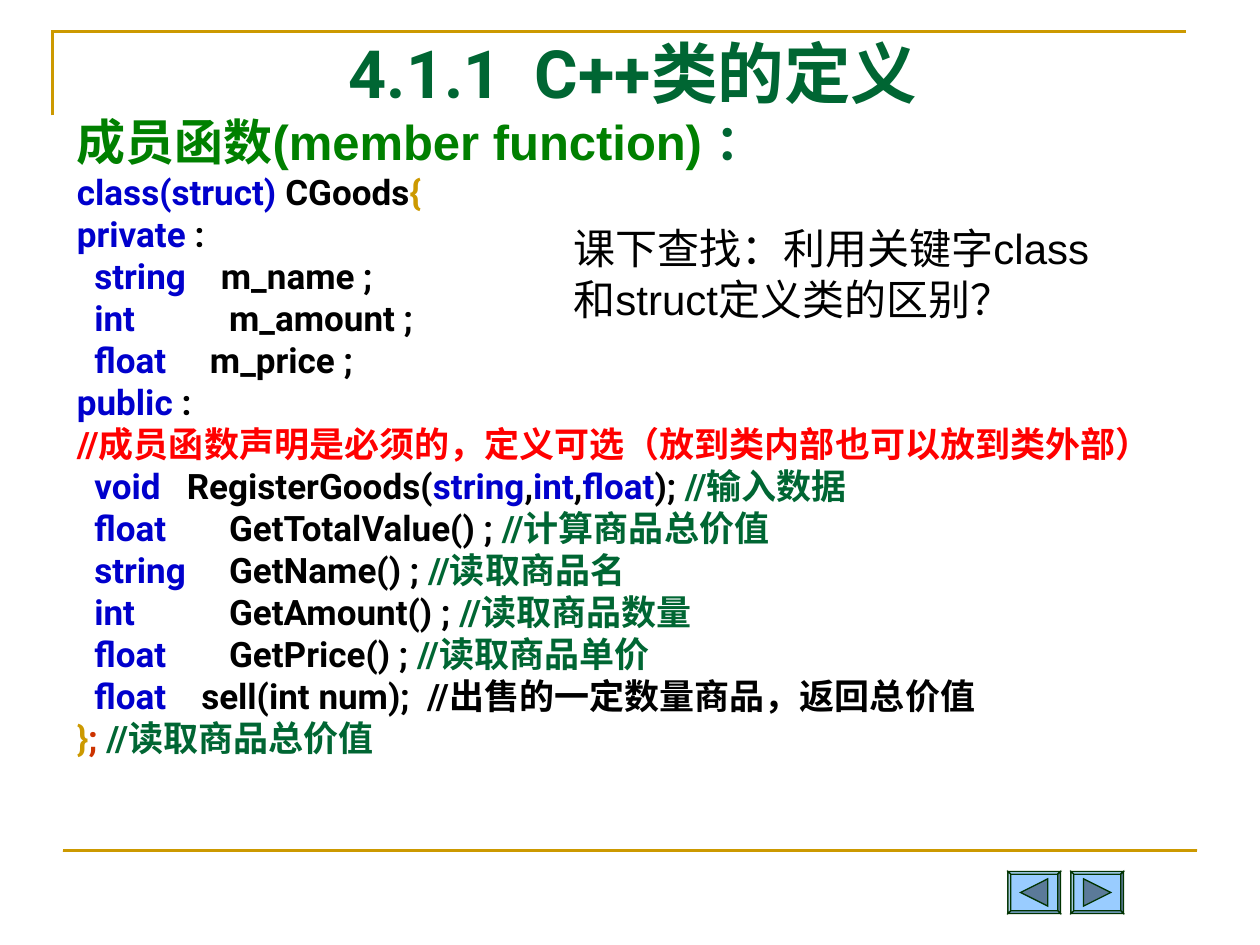
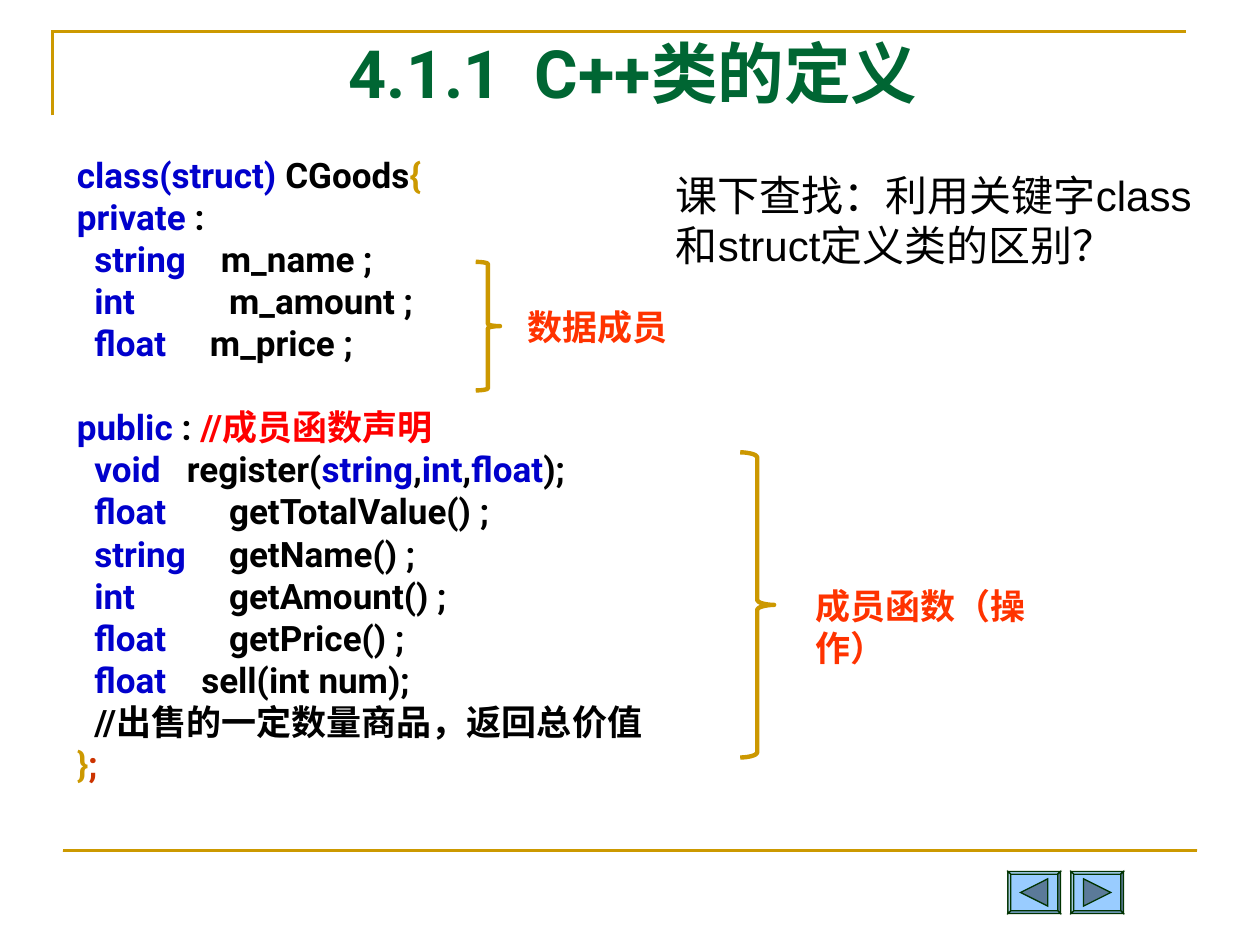
Before and after one commit to Changhe160/Changhe160.github.io, a slide deck: slide 9 of teachingRes/Cplusplus/unit04类与对象.ppt (slide 11 before the commit). Drawn at 1260x945 pixels with LibreOffice and Linux fonts; fonts in the diff are those of the drawing. Boxes give left, top, right and bottom in pixels: in the first picture for what was removed or moved away, otherwise in the second. Text is boxed around its words. In the diff, an @@ line names an element or a change of style, - is before the commit and + after.

Commit message:
C++

```diff
--- a/teachingRes/Cplusplus/unit04类与对象.ppt
+++ b/teachingRes/Cplusplus/unit04类与对象.ppt
@@ text at [77, 118, 702, 171]: paragraph removed @@
-成员函数(member function) ：
@@ text "课下查找：利用关键字class和struct定义类的区别？": place and size @@
-text "课下查找：利用关键字class和struct定义类的区别？" at [573, 228, 1089, 268]
+text "课下查找：利用关键字class和struct定义类的区别？" at [676, 175, 1192, 215]
@@ freeform shape added at [476, 262, 500, 391], outline #CC9800 2.49 pt @@
@@ text added at [528, 310, 668, 344], 20 pt, text #FF3300, bold @@
+数据成员
@@ text at [77, 410, 642, 740]: text changed @@
-public :
-//成员函数声明是必须的，定义可选（放到类内部也可以放到类外部）
-void RegisterGoods(string,int,float); //输入数据
-float GetTotalValue() ; //计算商品总价值
-string GetName() ; //读取商品名
-int GetAmount() ; //读取商品数量
-float GetPrice() ; //读取商品单价
-float sell(int num); //出售的一定数量商品，返回总价值
-}; //读取商品总价值
+public : //成员函数声明
+void register(string,int,float);
+float getTotalValue() ;
+string getName() ;
+int getAmount() ;
+float getPrice() ;
+float sell(int num);
+//出售的一定数量商品，返回总价值
+};
@@ freeform shape added at [741, 452, 775, 757], outline #CC9800 2.49 pt @@
@@ text added at [815, 589, 1025, 665], 20 pt, text #FF3300, bold @@
+成员函数（操作）
```
Also in this commit, not shown: 18 other slides changed, 6 slides removed.
